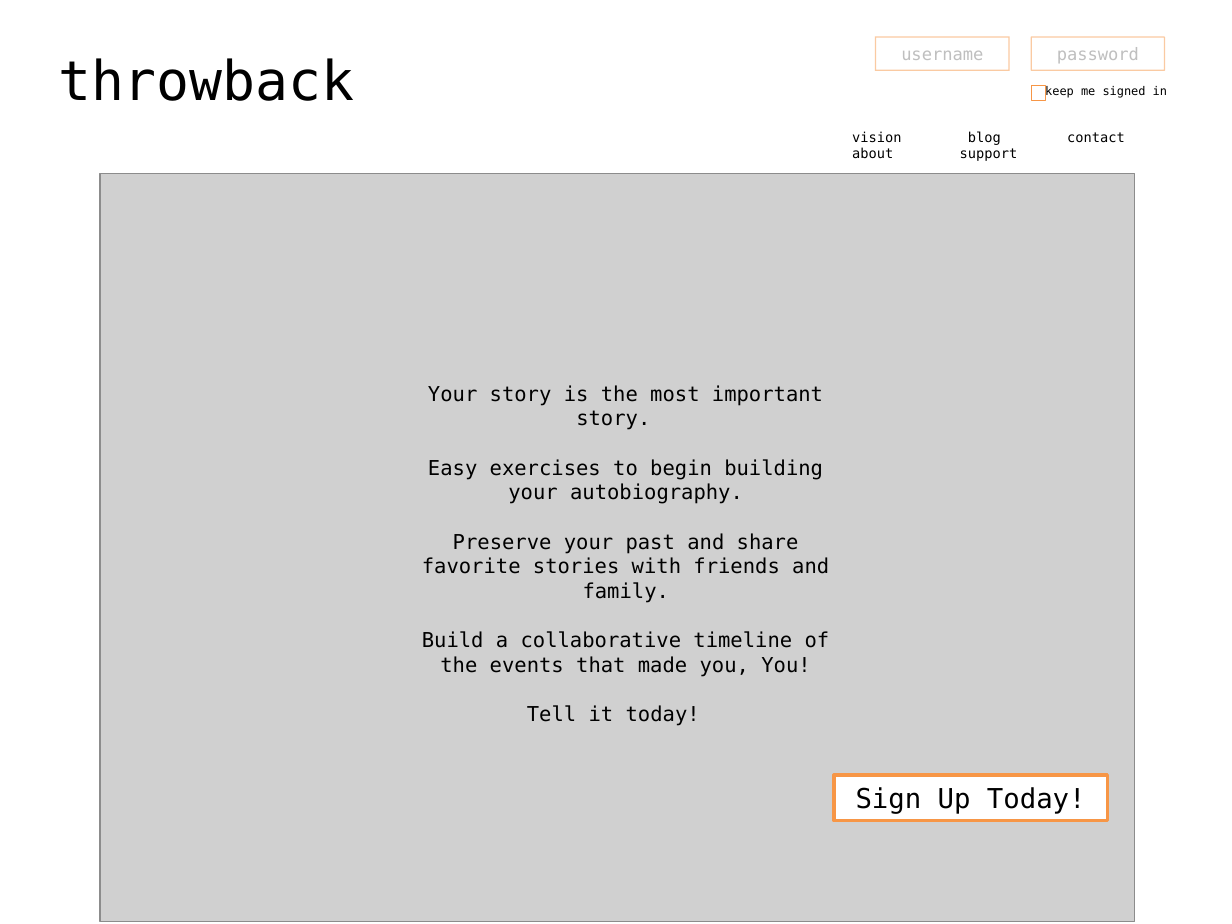
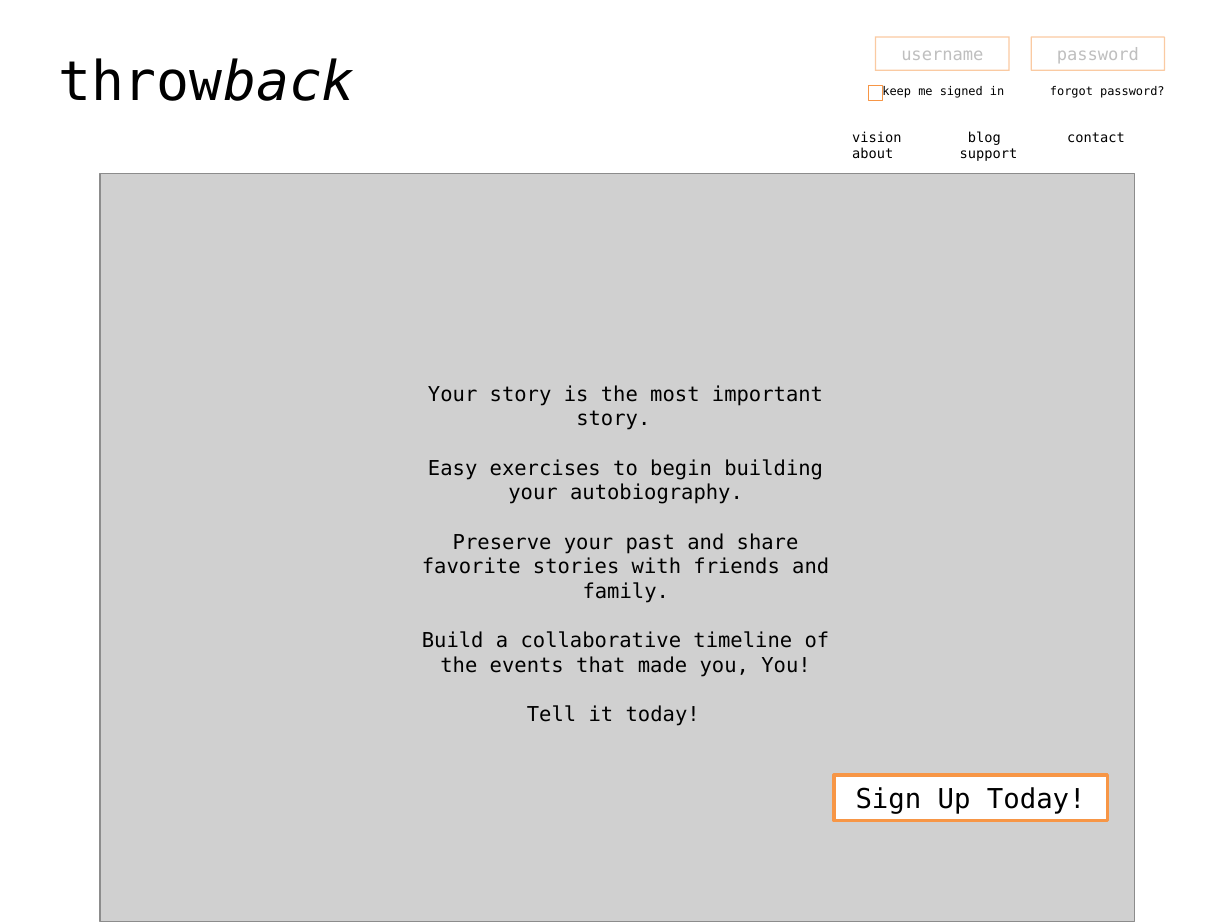
Before and after one commit to ryanscottbuchholtz/throwback, a slide deck: slide 1 of Landing.pptx. Drawn at 1232x924 pixels with LibreOffice and Linux fonts; fonts in the diff are those of the drawing; grey boxes stand for pictures. Boxes give left, top, right and bottom in pixels: in the first picture for what was removed or moved away, otherwise in the second. Text is boxed around its words. In the diff, an @@ line names an element or a change of style, - is before the commit and + after.

```diff
--- a/Landing.pptx
+++ b/Landing.pptx
@@ title "throwback" at (58, 58, 355, 101): italic on in "throwback" @@
@@ text "keep me signed in": place and size @@
-text "keep me signed in" at (1045, 86, 1167, 99)
+text "keep me signed in" at (882, 86, 1004, 99)
@@ rectangle: place and size @@
-rectangle at (1031, 85, 1046, 100)
+rectangle at (869, 85, 883, 100)
@@ text added at (1050, 86, 1165, 98), 7 pt, text #000000 @@
+forgot password?
```
Also in this commit, not shown: 30 other files.
